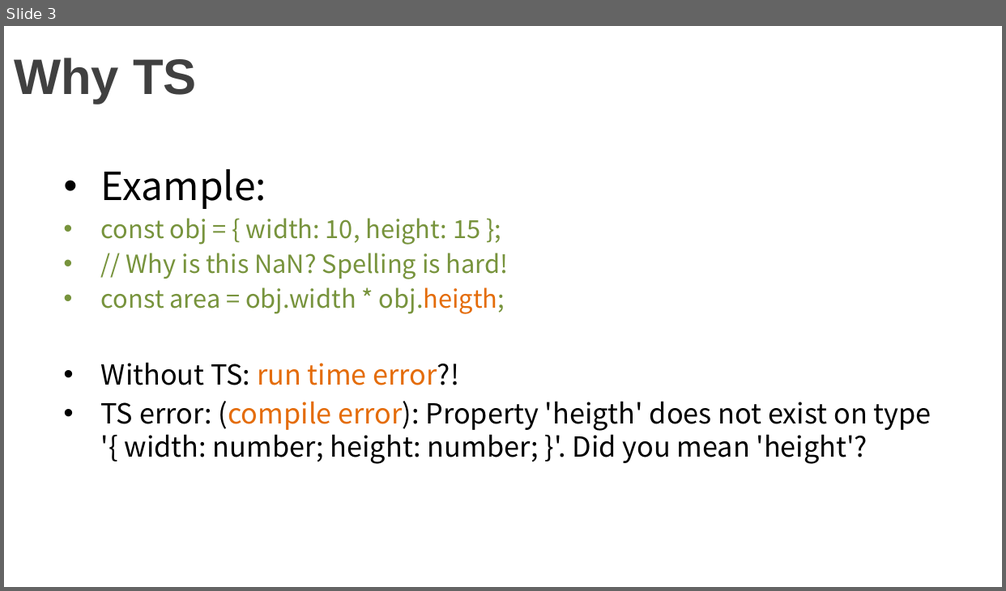
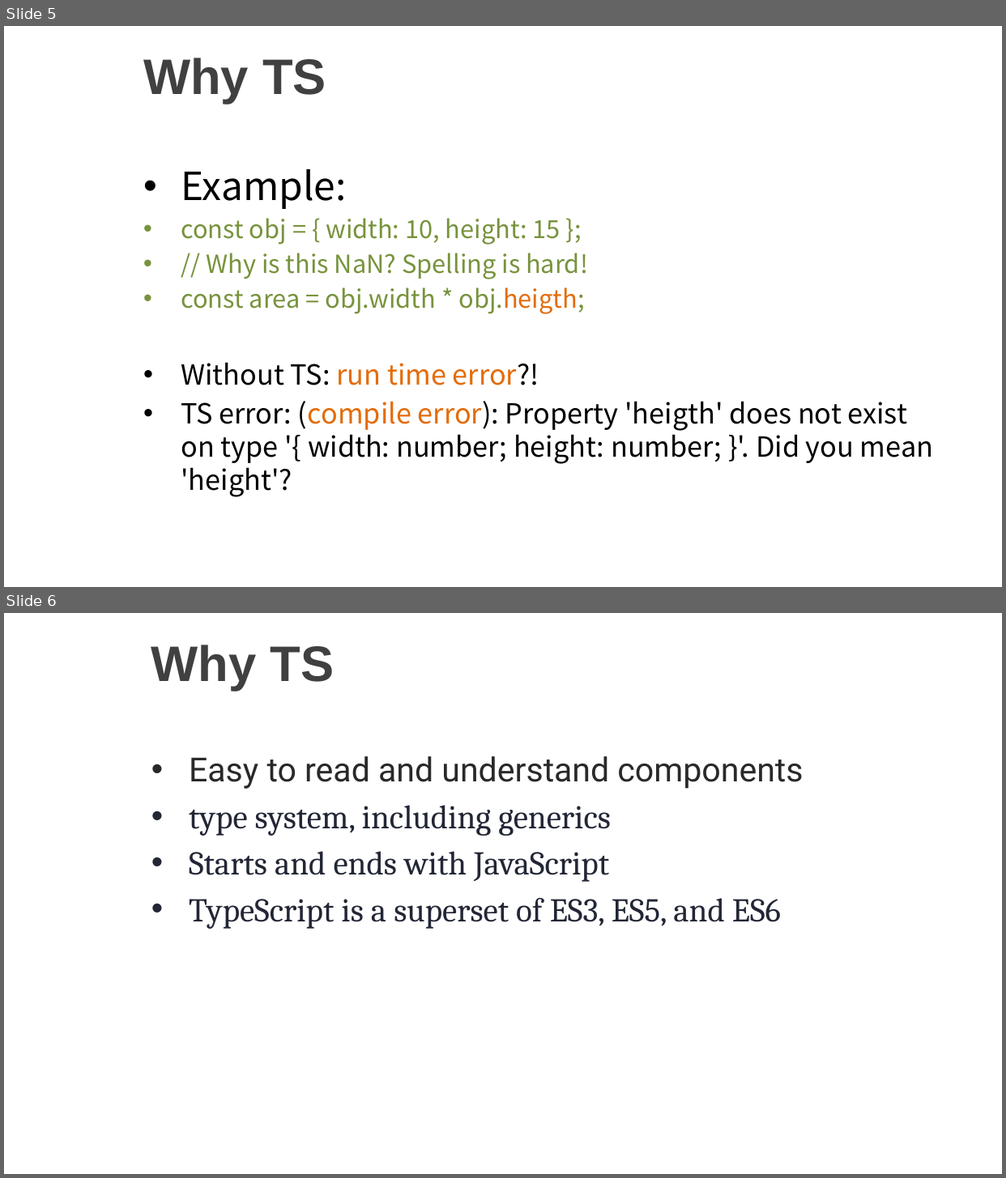
Before and after one commit to kingofday/ReactTS, a slide deck: docs/pres1.pptx. Shown one above the other, each under a label of ours: slide 3 before the commit, slides 5 and 6 after it. The pictures are 1006x591 and 1006x1178 pixels, drawn with LibreOffice and Linux fonts; fonts in the diff are those of the drawing; background and template pictures are left out. Boxes give left, top, right and bottom in pixels: in the first picture for what was removed or moved away, otherwise in the second. Text is boxed around its words. In the diff, an @@ line names an element or a change of style, - is before the commit and + after.

```diff
--- a/docs/pres1.pptx
+++ b/docs/pres1.pptx
@@ slide 6 added at (x1=4, y1=613, x2=1002, y2=1174), background picture (left out) @@
@@ title added at (x1=151, y1=645, x2=334, y2=690), 36 pt, text #404040, bold @@
+Why TS
@@ text added at (x1=189, y1=756, x2=803, y2=929), 24 pt, text #222635 @@
+• Easy to read and understand components
+• type system, including generics
+• Starts and ends with JavaScript
+• TypeScript is a superset of ES3, ES5, and ES6
@@ what was slide 3 is now slide 5 @@
@@ slide 5 changed as well @@
@@ title "Why TS" moved from (x1=14, y1=58, x2=197, y2=103) to (x1=143, y1=58, x2=326, y2=103) @@
@@ text "Example:" rewrapped from (x1=101, y1=169, x2=931, y2=464) to (x1=181, y1=169, x2=933, y2=497) @@
```
Also in this commit, not shown: 2 other slides changed, 19 other slides added, 1 slide removed.
